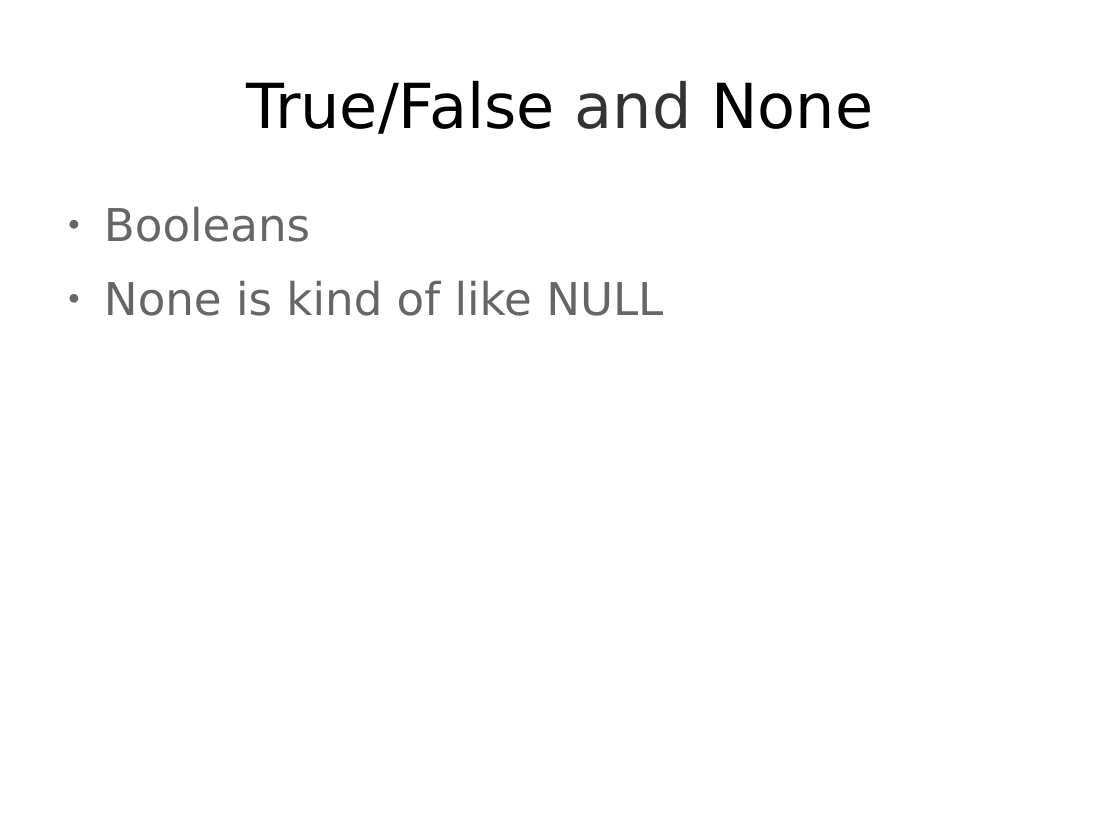
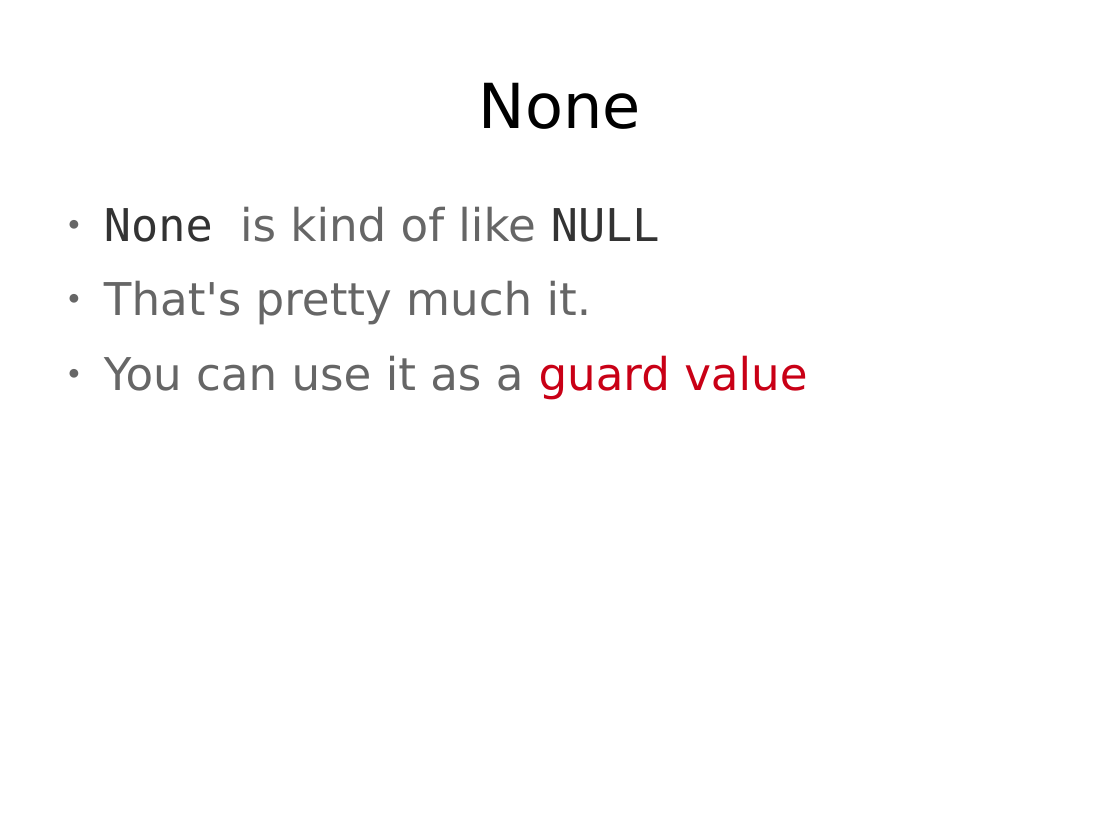
Before and after one commit to theonewolf/15-441-Recitation-Sessions, a slide deck: slide 40 of recitation4/src/recitation4.odp (slide 25 before the commit). Drawn at 1120x840 pixels with LibreOffice and Linux fonts; fonts in the diff are those of the drawing. Boxes give left, top, right and bottom in pixels: in the first picture for what was removed or moved away, otherwise in the second. Text is boxed around its words. In the diff, an @@ line names an element or a change of style, - is before the commit and + after.

```diff
--- a/recitation4/src/recitation4.odp
+++ b/recitation4/src/recitation4.odp
@@ title at [479,82,641,129]: text changed @@
-True/False and None
+None
@@ text at [104,206,310,242]: paragraph removed @@
-● Booleans
@@ text at [104,206,660,242]: font DejaVu Sans to DejaVu Sans Mono, text colour #666666 to #333333 in "None NULL" @@
@@ text at [104,280,807,400]: paragraphs added @@
+● That's pretty much it.
+● You can use it as a guard value
```
Also in this commit, not shown: 12 other slides changed, 30 slides added, 10 slides removed, 4 other files.
